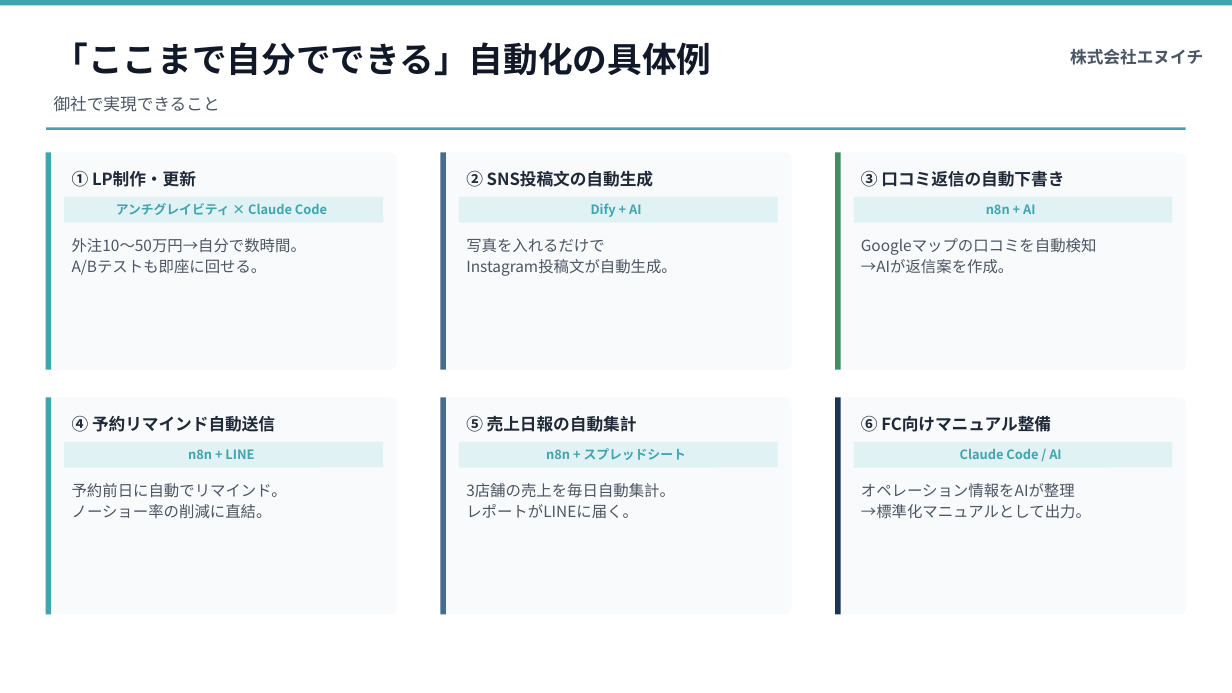
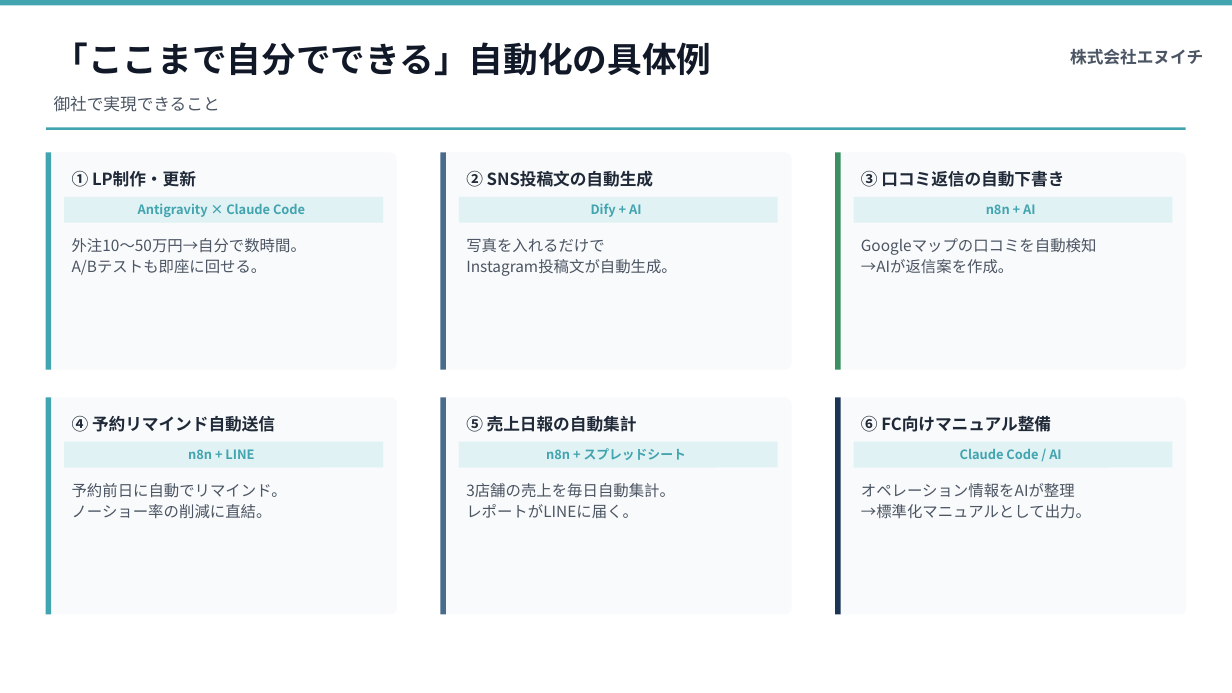
Before and after one commit to Ryunosuke-Okawa/Ryunosuke-n1, a slide deck: slide 16 of output/proposal_TSUBOMIYA_20260415.pptx. Drawn at 1232x693 pixels with LibreOffice and Linux fonts; fonts in the diff are those of the drawing. Boxes give left, top, right and bottom in pixels: in the first picture for what was removed or moved away, otherwise in the second. Text is boxed around its words. In the diff, an @@ line names an element or a change of style, - is before the commit and + after.

```diff
--- a/output/proposal_TSUBOMIYA_20260415.pptx
+++ b/output/proposal_TSUBOMIYA_20260415.pptx
@@ text in rounded rectangle at <box>138,203,305,217</box>: text changed @@
-アンチグレイビティ × Claude Code
+Antigravity × Claude Code
```
Also in this commit, not shown: 4 other slides changed, 1 other file.
